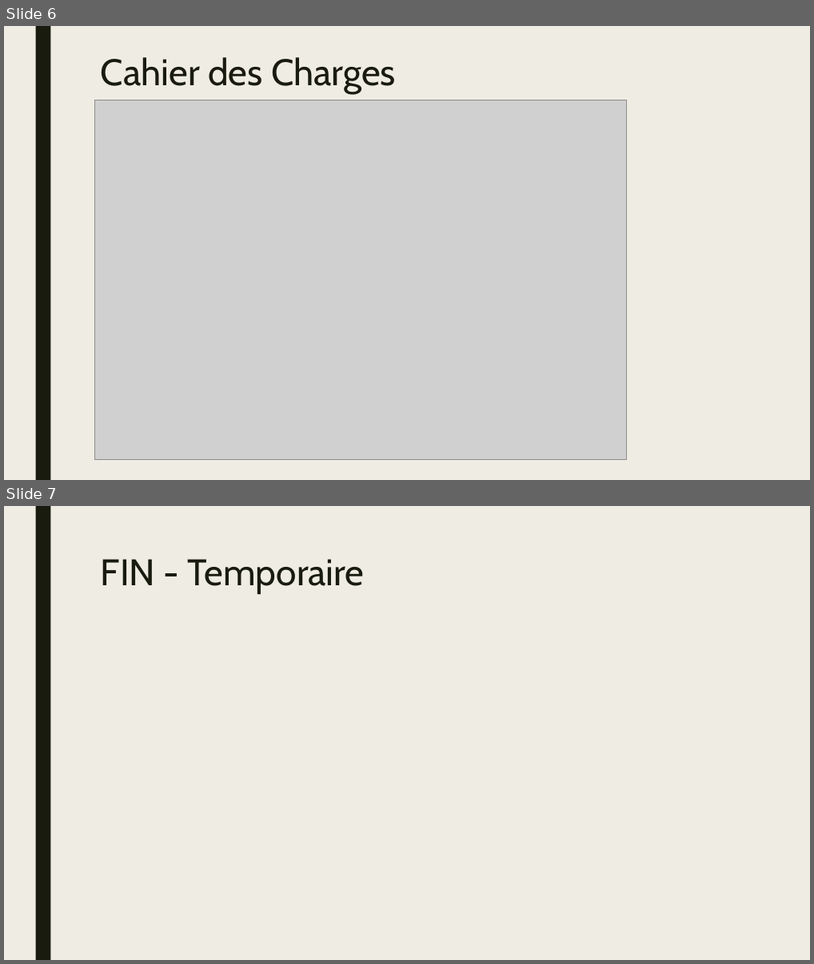
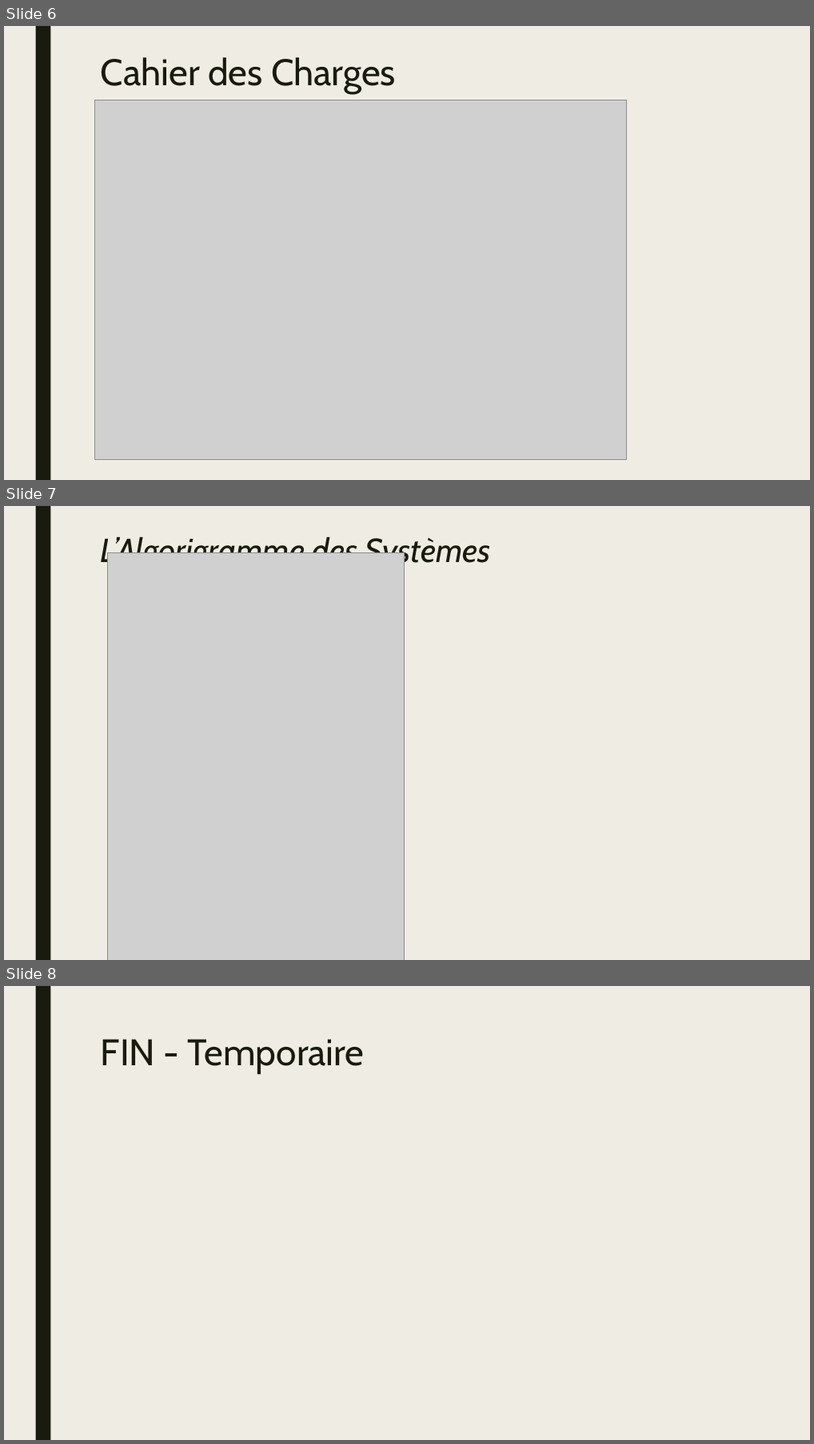
Before and after one commit to BoZhang-dev/Project-Joola, a slide deck: Notes/Presentation-Borui.pptx. Shown one above the other, each under a label of ours: slides 6 and 7 before the commit, slides 6, 7 and 8 after it. The pictures are 814x964 and 814x1444 pixels, drawn with LibreOffice and Linux fonts; fonts in the diff are those of the drawing; grey boxes stand for pictures. Boxes give left, top, right and bottom in pixels: in the first picture for what was removed or moved away, otherwise in the second. Text is boxed around its words. In the diff, an @@ line names an element or a change of style, - is before the commit and + after.

```diff
--- a/Notes/Presentation-Borui.pptx
+++ b/Notes/Presentation-Borui.pptx
@@ slide 7 added at (4, 506, 810, 960), background #EFEDE3; not listed: 1 template element that a slide beside it also shows @@
@@ title added at (101, 537, 491, 570), 39.6 pt, text #191B0E, italic @@
+L’Algorigramme des Systèmes
@@ picture added at (107, 553, 405, 960) @@
@@ what was slide 7 is now slide 8 @@
```
Also in this commit, not shown: 1 slide changed, 2 other files.
